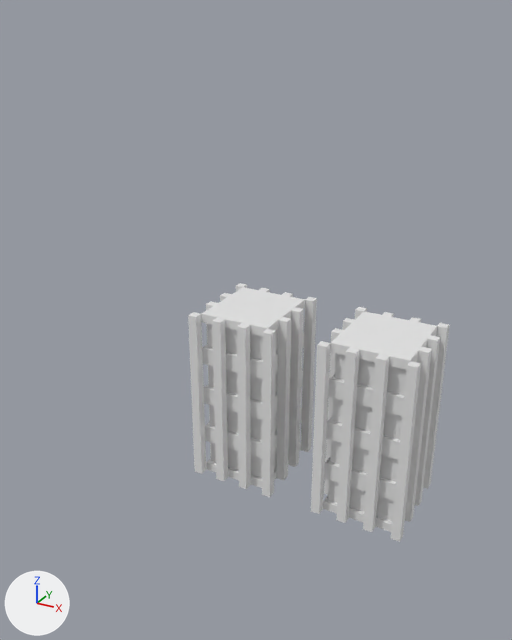
Two versions of the Blender file Khutso's Art/Art/High Rise Buildings.blend, one commit apart.
One viewpoint serves both versions: a 50 mm lens placed at (34.8, -62.9, 49.9), pointed at (6.0, -10.4, 23.7). Lighting does not change. The marker at lower left points along +X, +Y and +Z.
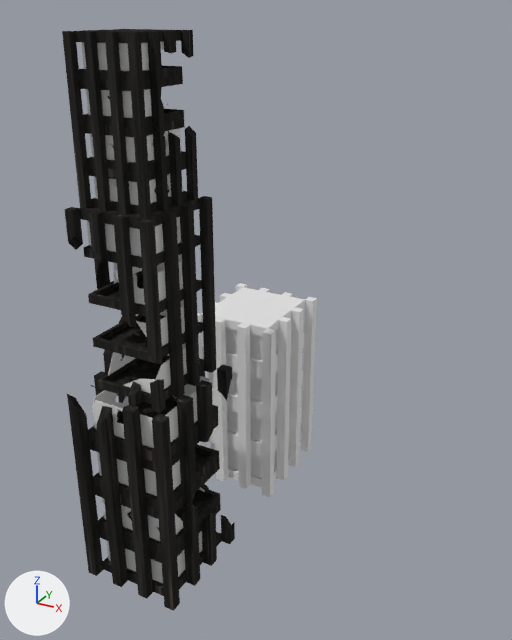
Scene script edits in JSON lines:
```json
{"op": "add", "block": "img_texturescom_stone_slabgranite_1k_albedo_tif", "code": ["img_texturescom_stone_slabgranite_1k_albedo_tif = load_image('TexturesCom_Stone_SlabGranite_1K_albedo.tif', '../Textures/High Rise Building/TexturesCom_Stone_SlabGranite_1K_albedo.tif', 1024, 1024, 'sRGB')"]}
{"op": "add", "block": "img_texturescom_stone_slabgranite_1k_roughness_tif", "code": ["img_texturescom_stone_slabgranite_1k_roughness_tif = load_image('TexturesCom_Stone_SlabGranite_1K_roughness.tif', '../Textures/High Rise Building/TexturesCom_Stone_SlabGranite_1K_roughness.tif', 1024, 1024, 'Non-Color')"]}
{"op": "add", "block": "mat_material", "code": ["mat_material = bpy.data.materials.new('Material')", "# uses the picture img_texturescom_stone_slabgranite_1k_albedo_tif", "# uses the picture img_texturescom_stone_slabgranite_1k_roughness_tif"]}
{"op": "add", "block": "me_cube_047", "code": ["me_cube_047 = bpy.data.meshes.new('Cube.047')", "me_cube_047.from_pydata(...)  # 1412 vertices, 602 faces, 2 loose edges; spans x -7.2..7.3, y -45.8..-29.5, z 0.1..4.8"]}
{"op": "add", "block": "me_cube_037", "code": ["me_cube_037 = bpy.data.meshes.new('Cube.037')", "me_cube_037.from_pydata(...)  # 1990 vertices, 1457 faces, 66 loose edges; spans x -9.9..10.1, y -48.7..-26.7, z 0.0..4.9", "me_cube_037.materials.append(mat_material)"]}
{"op": "remove", "block": "ob_highrise", "code": ["ob_highrise = bpy.data.objects.new('HighRise', me_cube_018)", "ob_highrise.location = (16.5, -5.0, 10.0)", "ob_highrise.scale = (0.5, 0.5, 10.0)"]}
{"op": "add", "block": "ob_windows", "code": ["ob_windows = bpy.data.objects.new('Windows', me_cube_047)", "ob_windows.location = (0.0, 0.0, 0.0)", "ob_windows.scale = (0.496, 0.496, 9.92)"]}
{"op": "add", "block": "ob_highrise_003", "code": ["ob_highrise_003 = bpy.data.objects.new('HighRise.003', me_cube_037)", "ob_highrise_003.location = (0.0, 0.0, 0.0)", "ob_highrise_003.scale = (0.496, 0.496, 9.92)"]}
```

What differs and where, as boxes [x1, y1, x2, y2] in the pictures (512 x 640 px):
```json
{"object": "HighRise.003", "change": "added", "after": [62, 29, 235, 611]}
{"object": "HighRise", "change": "deleted", "before": [311, 307, 450, 542]}
{"object": "Windows", "change": "added", "after": [82, 42, 211, 584]}
{"object": "Cube.002", "change": "unchanged, covered by the edit", "before": [188, 312, 206, 474], "after": [197, 313, 206, 447]}
```
